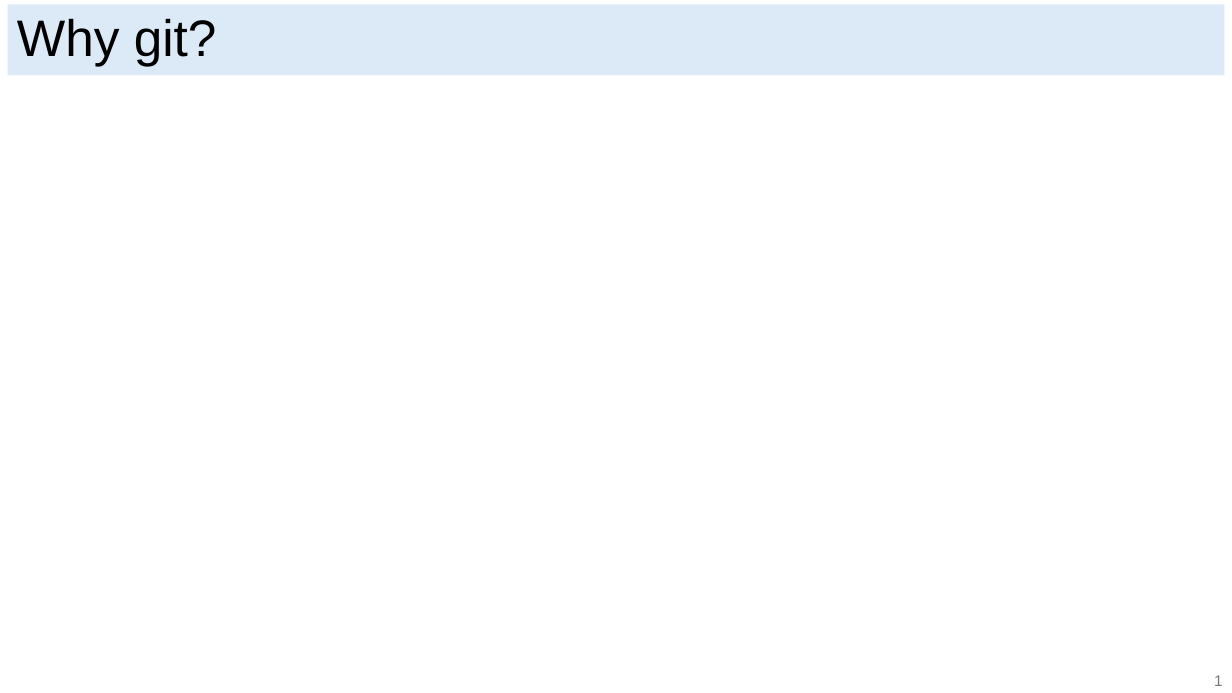
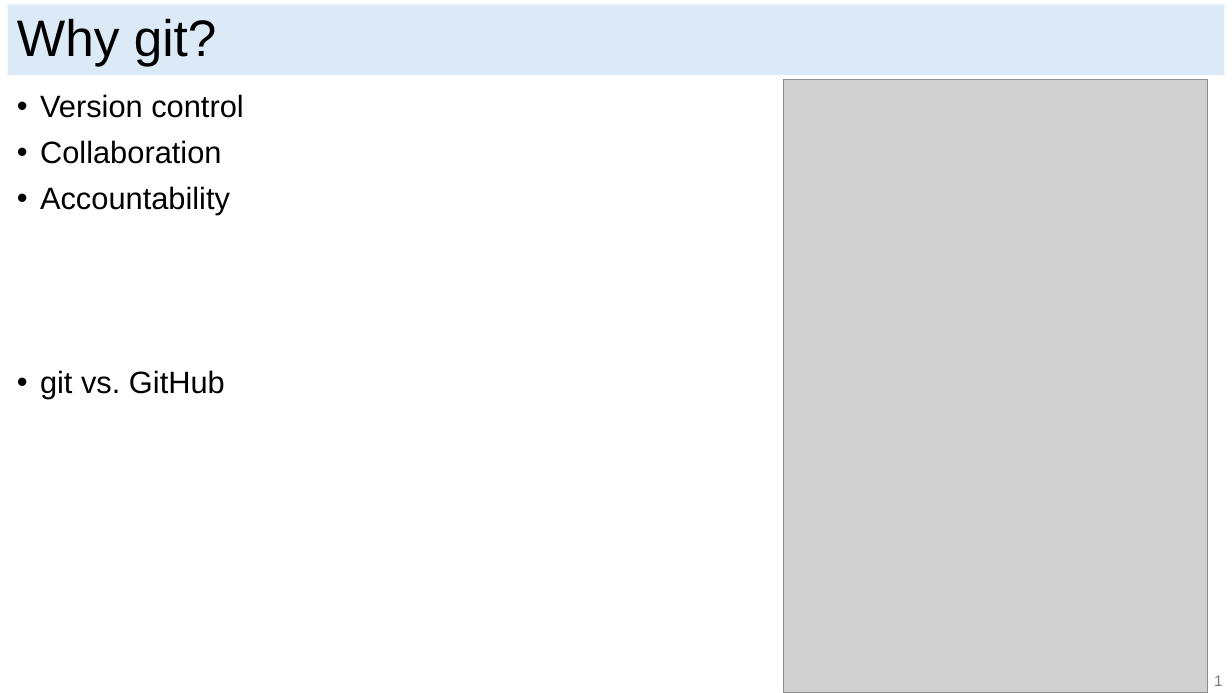
Before and after one commit to ericjmei/git_python_workshop, a slide deck: slide 2 of slides/git_slides.pptx. Drawn at 1232x693 pixels with LibreOffice and Linux fonts; fonts in the diff are those of the drawing; grey boxes stand for pictures. Boxes give left, top, right and bottom in pixels: in the first picture for what was removed or moved away, otherwise in the second. Text is boxed around its words. In the diff, an @@ line names an element or a change of style, - is before the commit and + after.

```diff
--- a/slides/git_slides.pptx
+++ b/slides/git_slides.pptx
@@ picture added at (784,79,1207,693) @@
@@ text added at (40,94,243,399), 24 pt, text #000000 @@
+• Version control
+• Collaboration
+• Accountability
+• git vs. GitHub
```
Also in this commit, not shown: 4 other slides changed, 1 slide removed.
